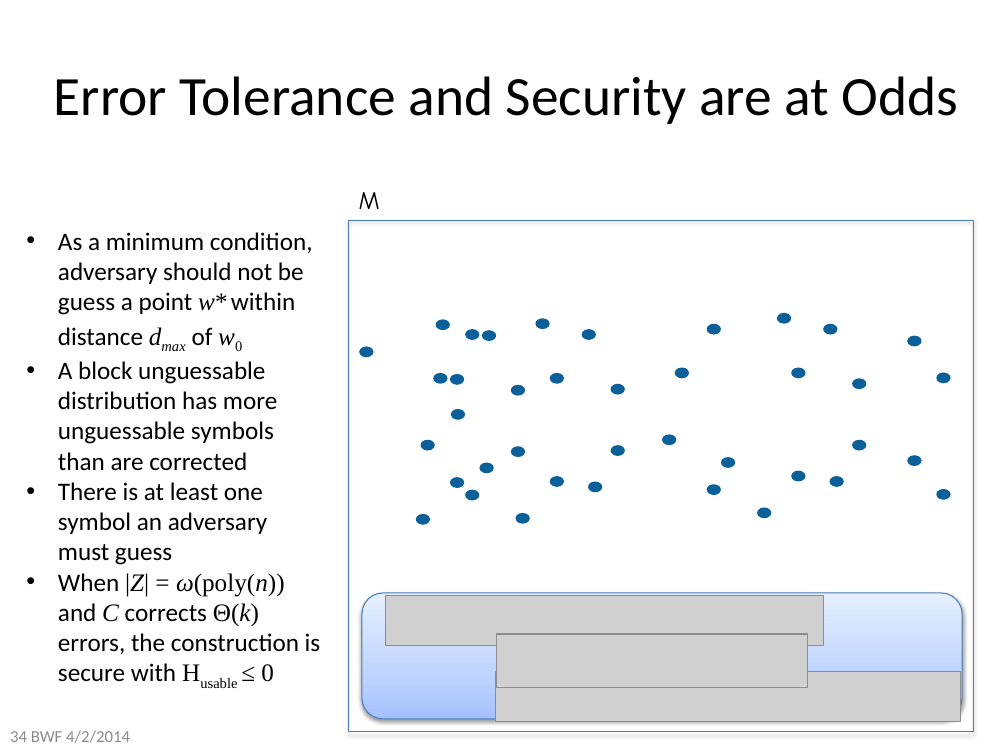
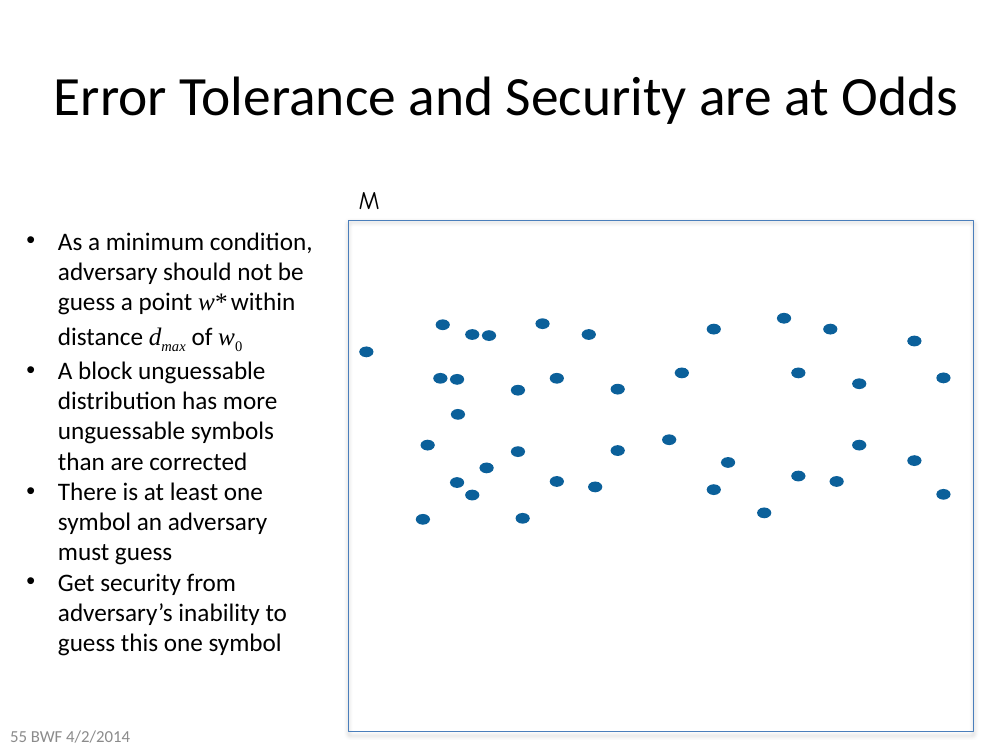
Before and after one commit to xianruimeng/comp-fuzzy-ext, a slide deck: slide 55 of constantRate/KeyDerivationWithNegativeUsable.pptx (slide 34 before the commit). Drawn at 1008x756 pixels with LibreOffice and Linux fonts; fonts in the diff are those of the drawing; grey boxes stand for pictures. Boxes give left, top, right and bottom in pixels: in the first picture for what was removed or moved away, otherwise in the second. Text is boxed around its words. In the diff, an @@ line names an element or a change of style, - is before the commit and + after.

```diff
--- a/constantRate/KeyDerivationWithNegativeUsable.pptx
+++ b/constantRate/KeyDerivationWithNegativeUsable.pptx
@@ text at box(58, 573, 287, 656): text changed @@
-• When |Z| = ω(poly(n)) and C corrects Θ(k) errors, the construction is secure with Husable ≤ 0
+• Get security from adversary’s inability to guess this one symbol
@@ rounded rectangle removed at box(362, 593, 962, 719) @@
@@ picture removed at box(385, 595, 823, 645) @@
@@ picture removed at box(497, 634, 807, 687) @@
@@ picture removed at box(496, 671, 961, 722) @@
@@ text at box(10, 730, 130, 743): text changed @@
-34 BWF 4/2/2014
+55 BWF 4/2/2014
```
Also in this commit, not shown: 9 other slides changed, 2 slides added.
